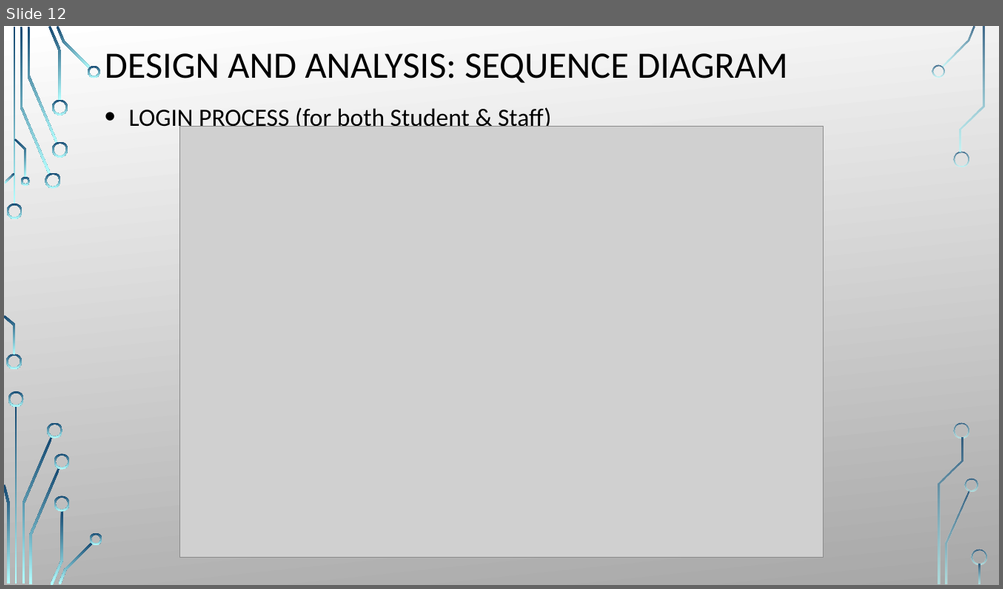
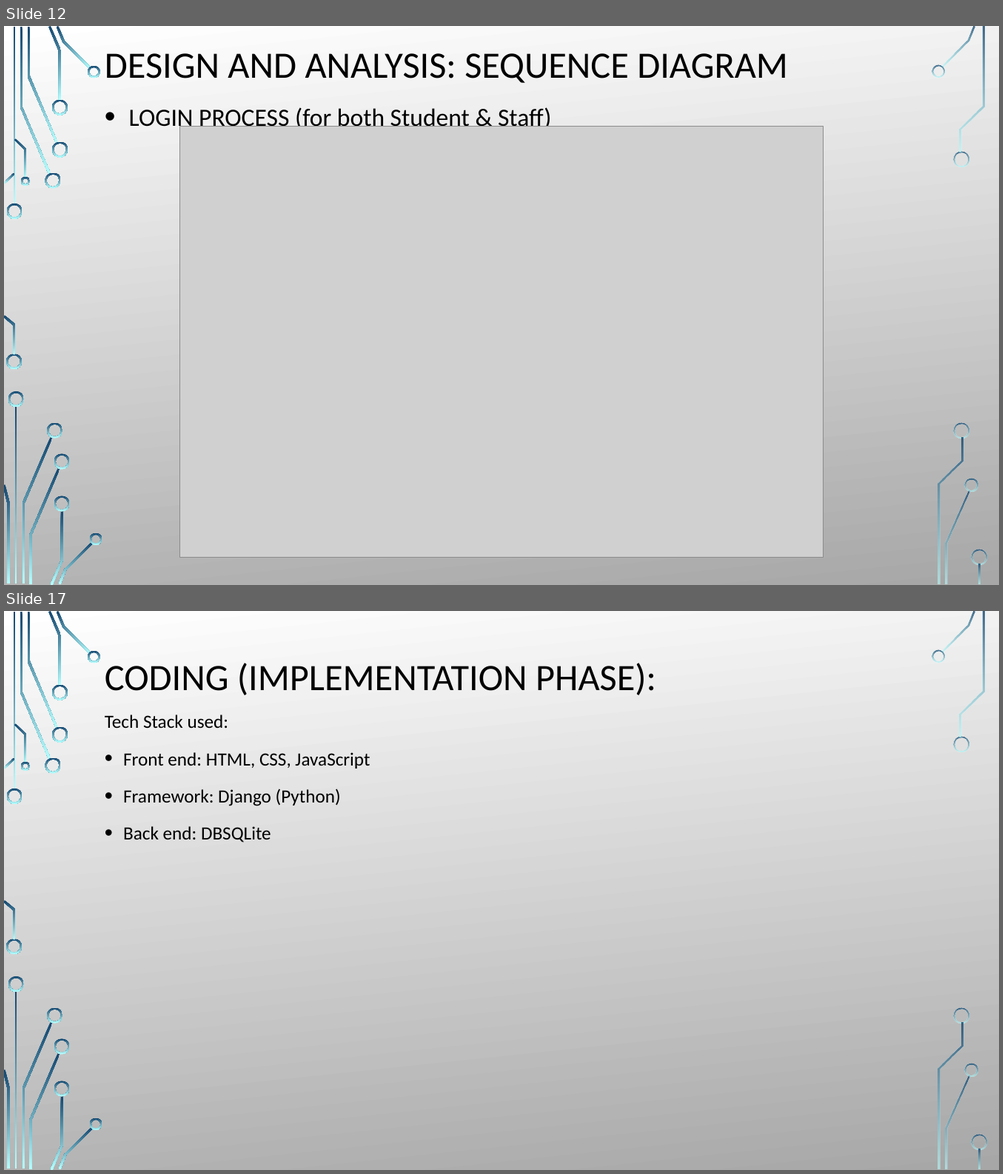
Before and after one commit to AadhyaJoshi/LearnScape, a slide deck: documentation/project_overview.pptx. Shown one above the other, each under a label of ours: slide 12 before the commit, slides 12 and 17 after it; the slides between them are not shown. The pictures are 1003x589 and 1003x1174 pixels, drawn with LibreOffice and Linux fonts; fonts in the diff are those of the drawing; grey boxes stand for pictures; background and template pictures are left out. Boxes give left, top, right and bottom in pixels: in the first picture for what was removed or moved away, otherwise in the second. Text is boxed around its words. In the diff, an @@ line names an element or a change of style, - is before the commit and + after.

```diff
--- a/documentation/project_overview.pptx
+++ b/documentation/project_overview.pptx
@@ slide 17 added at <box>4,611,999,1170</box>, background picture (left out); not listed: 36 template elements that a slide beside it also shows @@
@@ title added at <box>105,663,656,695</box>, 36 pt, text #000000 @@
+CODING (IMPLEMENTATION PHASE):
@@ text added at <box>105,715,370,843</box>, 18 pt, text #000000 @@
+Tech Stack used:
+• Front end: HTML, CSS, JavaScript
+• Framework: Django (Python)
+• Back end: DBSQLite
```
Also in this commit, not shown: 3 slides changed, 3 other slides added, 5 slides removed, 10 other files.
